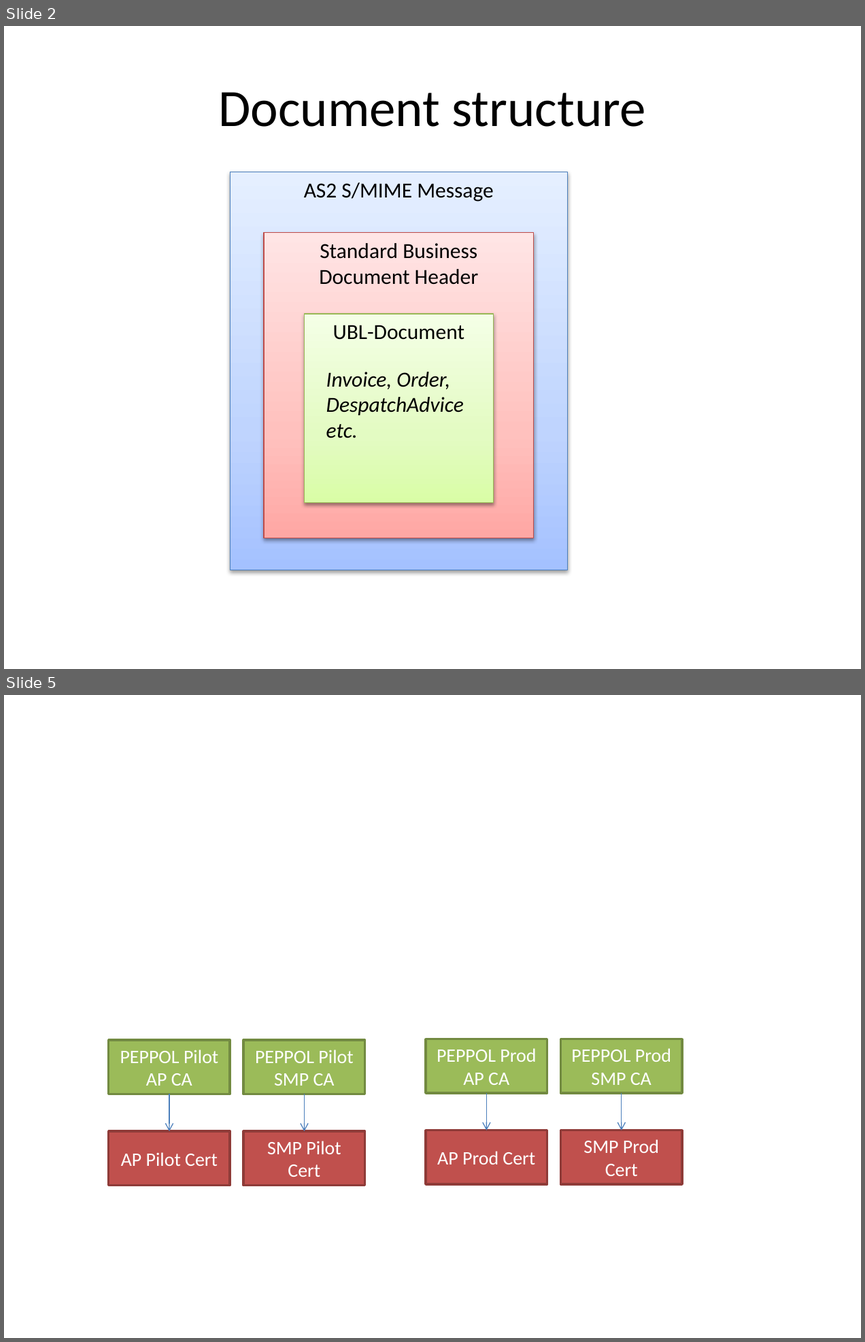
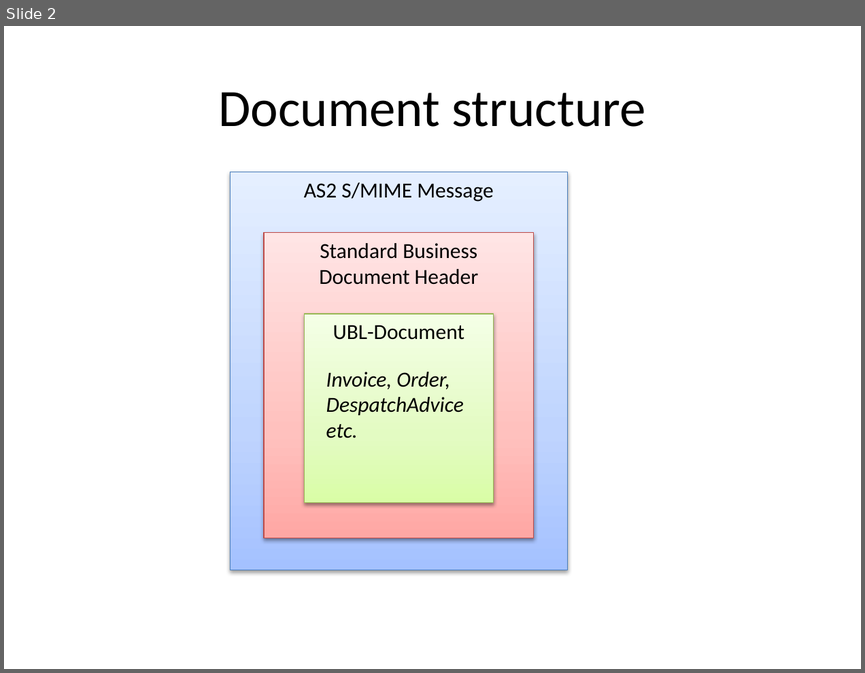
Before and after one commit to phax/peppol-practical, a slide deck: docs/PEPPOL practical.pptx. Shown one above the other, each under a label of ours: slides 2 and 5 before the commit, slide 2 after it; the slides between them are not shown. The pictures are 865x1342 and 865x673 pixels, drawn with LibreOffice and Linux fonts; fonts in the diff are those of the drawing. Boxes give left, top, right and bottom in pixels: in the first picture for what was removed or moved away, otherwise in the second. Text is boxed around its words. In the diff, an @@ line names an element or a change of style, - is before the commit and + after.

```diff
--- a/docs/PEPPOL practical.pptx
+++ b/docs/PEPPOL practical.pptx
@@ slide 5 removed at box(4, 695, 861, 1338), background #FFFFFF @@
@@ rectangle removed at box(109, 1040, 230, 1093) @@
-PEPPOL Pilot AP CA
@@ rectangle removed at box(244, 1040, 366, 1093) @@
-PEPPOL Pilot SMP CA
@@ rectangle removed at box(426, 1038, 547, 1093) @@
-PEPPOL Prod AP CA
@@ rectangle removed at box(561, 1038, 683, 1093) @@
-PEPPOL Prod SMP CA
@@ arrow removed from (169, 1093) to (169, 1131) @@
@@ arrow removed from (304, 1093) to (304, 1131) @@
@@ arrow removed from (486, 1093) to (486, 1130) @@
@@ arrow removed from (621, 1093) to (621, 1130) @@
@@ rectangle removed at box(109, 1131, 230, 1185) @@
-AP Pilot Cert
@@ rectangle removed at box(244, 1131, 366, 1185) @@
-SMP Pilot Cert
@@ rectangle removed at box(426, 1130, 547, 1184) @@
-AP Prod Cert
@@ rectangle removed at box(561, 1130, 683, 1184) @@
-SMP Prod Cert
```
Also in this commit, not shown: 2 slides changed, 1 other slide removed, 3 other files.
